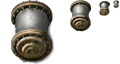
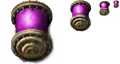
The second w=120, h=64 image is a revision of the first. Changes to its layers:
pixels changed over [14, 1, 119, 36] (layer not identified)
